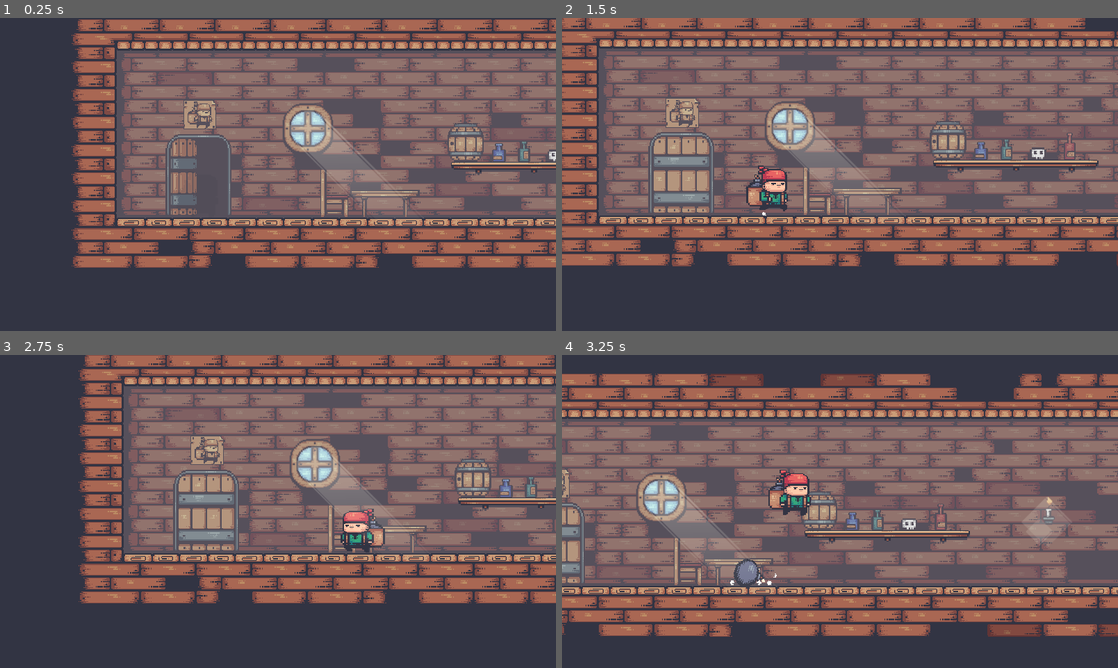
Above: before the commit, frames 1-4 (two rows, left to right).
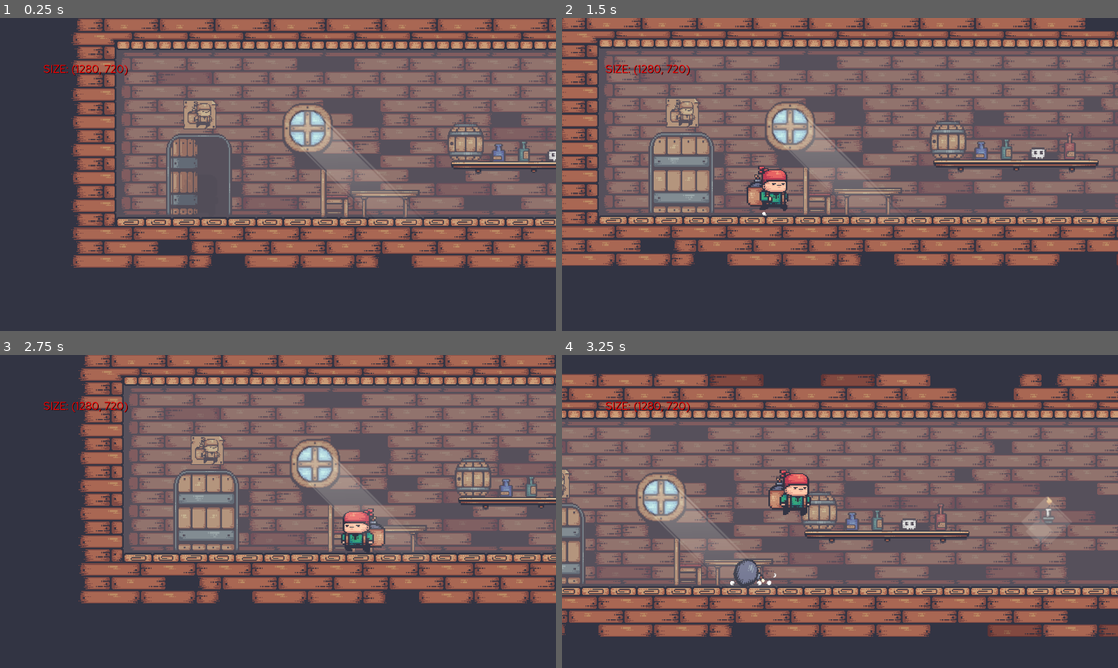
Above: after the commit, the same moments.

Repository: Josephblt/pirate-bomb
Game: Godot game, scene res://Scenes/Test.tscn
Same seed, same stepped clock (60 frames per second), same inputs: the game is played once before the commit and once after it.
Inputs:
- Up to frame 1 (0.25 s): no input
- Up to frame 2 (1.5 s): hold D (Player Right) from 0.53 s (still down); tap P (Player Bomb) at 0.6 s; tap Space (Player Jump) at 0.77 s; tap O (Player Pick-Throw) at 1.35 s
- Up to frame 3 (2.75 s): tap Space (Player Jump) at 1.52 s; release D (Player Right) at 2.03 s; hold A (Player Left) from 2.03 s (still down); hold Shift (Player Walk-Run) from 2.03 s (still down)
- Up to frame 4 (3.25 s): release A (Player Left) at 2.78 s; release Shift (Player Walk-Run) at 2.78 s; hold D (Player Right) from 2.78 s (still down); tap P (Player Bomb) at 2.85 s; tap Space (Player Jump) at 3.02 s

The runs differ from the first frame. In frame 1, 8.5% of the frame differs, in the area x 7-100%, y 0-80%; in frame 2, 3.0%; in frame 3, 7.8%; in frame 4, 12%, in the area x 0-100%, y 6-90%.

Commit message:
Preparing for Mobile Support

Diff:
--- a/Godot/Game Objects/Characters/Player.tscn
+++ b/Godot/Game Objects/Characters/Player.tscn
@@ -73,6 +73,110 @@
 atlas = ExtResource( 16 )
 region = Rect2( 580, 0, 58, 58 )
 
+[sub_resource type="AtlasTexture" id=6]
+atlas = ExtResource( 3 )
+region = Rect2( 0, 0, 58, 58 )
+
+[sub_resource type="AtlasTexture" id=7]
+atlas = ExtResource( 3 )
+region = Rect2( 58, 0, 58, 58 )
+
+[sub_resource type="AtlasTexture" id=8]
+atlas = ExtResource( 3 )
+region = Rect2( 116, 0, 58, 58 )
+
+[sub_resource type="AtlasTexture" id=9]
+atlas = ExtResource( 3 )
+region = Rect2( 174, 0, 58, 58 )
+
+[sub_resource type="AtlasTexture" id=10]
+atlas = ExtResource( 3 )
+region = Rect2( 232, 0, 58, 58 )
+
+[sub_resource type="AtlasTexture" id=11]
+atlas = ExtResource( 3 )
+region = Rect2( 290, 0, 58, 58 )
+
+[sub_resource type="AtlasTexture" id=12]
+atlas = ExtResource( 3 )
+region = Rect2( 348, 0, 58, 58 )
+
+[sub_resource type="AtlasTexture" id=13]
+atlas = ExtResource( 3 )
+region = Rect2( 406, 0, 58, 58 )
+
+[sub_resource type="AtlasTexture" id=14]
+atlas = ExtResource( 3 )
+region = Rect2( 464, 0, 58, 58 )
+
+[sub_resource type="AtlasTexture" id=15]
+atlas = ExtResource( 3 )
+region = Rect2( 522, 0, 58, 58 )
+
+[sub_resource type="AtlasTexture" id=16]
+atlas = ExtResource( 3 )
+region = Rect2( 580, 0, 58, 58 )
+
+[sub_resource type="AtlasTexture" id=17]
+atlas = ExtResource( 3 )
+region = Rect2( 638, 0, 58, 58 )
+
+[sub_resource type="AtlasTexture" id=18]
+atlas = ExtResource( 3 )
+region = Rect2( 696, 0, 58, 58 )
+
+[sub_resource type="AtlasTexture" id=19]
+atlas = ExtResource( 3 )
+region = Rect2( 754, 0, 58, 58 )
+
+[sub_resource type="AtlasTexture" id=20]
+atlas = ExtResource( 3 )
+region = Rect2( 812, 0, 58, 58 )
+
+[sub_resource type="AtlasTexture" id=21]
+atlas = ExtResource( 3 )
+region = Rect2( 870, 0, 58, 58 )
+
+[sub_resource type="AtlasTexture" id=22]
+atlas = ExtResource( 3 )
+region = Rect2( 928, 0, 58, 58 )
+
+[sub_resource type="AtlasTexture" id=23]
+atlas = ExtResource( 3 )
+region = Rect2( 986, 0, 58, 58 )
+
+[sub_resource type="AtlasTexture" id=24]
+atlas = ExtResource( 3 )
+region = Rect2( 1044, 0, 58, 58 )
+
+[sub_resource type="AtlasTexture" id=25]
+atlas = ExtResource( 3 )
+region = Rect2( 1102, 0, 58, 58 )
+
+[sub_resource type="AtlasTexture" id=26]
+atlas = ExtResource( 3 )
+region = Rect2( 1160, 0, 58, 58 )
+
+[sub_resource type="AtlasTexture" id=27]
+atlas = ExtResource( 3 )
+region = Rect2( 1218, 0, 58, 58 )
+
+[sub_resource type="AtlasTexture" id=28]
+atlas = ExtResource( 3 )
+region = Rect2( 1276, 0, 58, 58 )
+
+[sub_resource type="AtlasTexture" id=29]
+atlas = ExtResource( 3 )
+region = Rect2( 1334, 0, 58, 58 )
+
+[sub_resource type="AtlasTexture" id=30]
+atlas = ExtResource( 3 )
+region = Rect2( 1392, 0, 58, 58 )
+
+[sub_resource type="AtlasTexture" id=31]
+atlas = ExtResource( 3 )
+region = Rect2( 1450, 0, 58, 58 )
+
 [sub_resource type="AtlasTexture" id=1]
 atlas = ExtResource( 7 )
 region = Rect2( 0, 0, 58, 58 )
@@ -104,110 +208,6 @@
 [sub_resource type="AtlasTexture" id=114]
 atlas = ExtResource( 19 )
 region = Rect2( 116, 0, 58, 58 )
-
-[sub_resource type="AtlasTexture" id=6]
-atlas = ExtResource( 3 )
-region = Rect2( 0, 0, 58, 58 )
-
-[sub_resource type="AtlasTexture" id=7]
-atlas = ExtResource( 3 )
-region = Rect2( 58, 0, 58, 58 )
-
-[sub_resource type="AtlasTexture" id=8]
-atlas = ExtResource( 3 )
-region = Rect2( 116, 0, 58, 58 )
-
-[sub_resource type="AtlasTexture" id=9]
-atlas = ExtResource( 3 )
-region = Rect2( 174, 0, 58, 58 )
-
-[sub_resource type="AtlasTexture" id=10]
-atlas = ExtResource( 3 )
-region = Rect2( 232, 0, 58, 58 )
-
-[sub_resource type="AtlasTexture" id=11]
-atlas = ExtResource( 3 )
-region = Rect2( 290, 0, 58, 58 )
-
-[sub_resource type="AtlasTexture" id=12]
-atlas = ExtResource( 3 )
-region = Rect2( 348, 0, 58, 58 )
-
-[sub_resource type="AtlasTexture" id=13]
-atlas = ExtResource( 3 )
-region = Rect2( 406, 0, 58, 58 )
-
-[sub_resource type="AtlasTexture" id=14]
-atlas = ExtResource( 3 )
-region = Rect2( 464, 0, 58, 58 )
-
-[sub_resource type="AtlasTexture" id=15]
-atlas = ExtResource( 3 )
-region = Rect2( 522, 0, 58, 58 )
-
-[sub_resource type="AtlasTexture" id=16]
-atlas = ExtResource( 3 )
-region = Rect2( 580, 0, 58, 58 )
-
-[sub_resource type="AtlasTexture" id=17]
-atlas = ExtResource( 3 )
-region = Rect2( 638, 0, 58, 58 )
-
-[sub_resource type="AtlasTexture" id=18]
-atlas = ExtResource( 3 )
-region = Rect2( 696, 0, 58, 58 )
-
-[sub_resource type="AtlasTexture" id=19]
-atlas = ExtResource( 3 )
-region = Rect2( 754, 0, 58, 58 )
-
-[sub_resource type="AtlasTexture" id=20]
-atlas = ExtResource( 3 )
-region = Rect2( 812, 0, 58, 58 )
-
-[sub_resource type="AtlasTexture" id=21]
-atlas = ExtResource( 3 )
-region = Rect2( 870, 0, 58, 58 )
-
-[sub_resource type="AtlasTexture" id=22]
-atlas = ExtResource( 3 )
-region = Rect2( 928, 0, 58, 58 )
-
-[sub_resource type="AtlasTexture" id=23]
-atlas = ExtResource( 3 )
-region = Rect2( 986, 0, 58, 58 )
-
-[sub_resource type="AtlasTexture" id=24]
-atlas = ExtResource( 3 )
-region = Rect2( 1044, 0, 58, 58 )
-
-[sub_resource type="AtlasTexture" id=25]
-atlas = ExtResource( 3 )
-region = Rect2( 1102, 0, 58, 58 )
-
-[sub_resource type="AtlasTexture" id=26]
-atlas = ExtResource( 3 )
-region = Rect2( 1160, 0, 58, 58 )
-
-[sub_resource type="AtlasTexture" id=27]
-atlas = ExtResource( 3 )
-region = Rect2( 1218, 0, 58, 58 )
-
-[sub_resource type="AtlasTexture" id=28]
-atlas = ExtResource( 3 )
-region = Rect2( 1276, 0, 58, 58 )
-
-[sub_resource type="AtlasTexture" id=29]
-atlas = ExtResource( 3 )
-region = Rect2( 1334, 0, 58, 58 )
-
-[sub_resource type="AtlasTexture" id=30]
-atlas = ExtResource( 3 )
-region = Rect2( 1392, 0, 58, 58 )
-
-[sub_resource type="AtlasTexture" id=31]
-atlas = ExtResource( 3 )
-region = Rect2( 1450, 0, 58, 58 )
 
 [sub_resource type="AtlasTexture" id=43]
 atlas = ExtResource( 10 )
@@ -480,6 +480,11 @@
 "name": "Hit",
 "speed": 20.0
 }, {
+"frames": [ SubResource( 6 ), SubResource( 7 ), SubResource( 8 ), SubResource( 9 ), SubResource( 10 ), SubResource( 11 ), SubResource( 12 ), SubResource( 13 ), SubResource( 14 ), SubResource( 15 ), SubResource( 16 ), SubResource( 17 ), SubResource( 18 ), SubResource( 19 ), SubResource( 20 ), SubResource( 21 ), SubResource( 22 ), SubResource( 23 ), SubResource( 24 ), SubResource( 25 ), SubResource( 26 ), SubResource( 27 ), SubResource( 28 ), SubResource( 29 ), SubResource( 30 ), SubResource( 31 ) ],
+"loop": true,
+"name": "Idle",
+"speed": 20.0
+}, {
 "frames": [ SubResource( 1 ), SubResource( 2 ), SubResource( 3 ), SubResource( 4 ), SubResource( 5 ) ],
 "loop": false,
 "name": "Jump",
@@ -488,11 +493,6 @@
 "frames": [ SubResource( 112 ), SubResource( 113 ), SubResource( 114 ) ],
 "loop": true,
 "name": "Drop",
-"speed": 20.0
-}, {
-"frames": [ SubResource( 6 ), SubResource( 7 ), SubResource( 8 ), SubResource( 9 ), SubResource( 10 ), SubResource( 11 ), SubResource( 12 ), SubResource( 13 ), SubResource( 14 ), SubResource( 15 ), SubResource( 16 ), SubResource( 17 ), SubResource( 18 ), SubResource( 19 ), SubResource( 20 ), SubResource( 21 ), SubResource( 22 ), SubResource( 23 ), SubResource( 24 ), SubResource( 25 ), SubResource( 26 ), SubResource( 27 ), SubResource( 28 ), SubResource( 29 ), SubResource( 30 ), SubResource( 31 ) ],
-"loop": true,
-"name": "Idle",
 "speed": 20.0
 }, {
 "frames": [ SubResource( 43 ), SubResource( 44 ) ],
--- a/Godot/Scenes/Test.tscn
+++ b/Godot/Scenes/Test.tscn
@@ -10,7 +10,7 @@
 [ext_resource path="res://Game Objects/Props/Bottle (Blue).tscn" type="PackedScene" id=8]
 [ext_resource path="res://Game Objects/Props/Bottle (Red).tscn" type="PackedScene" id=9]
 [ext_resource path="res://Game Objects/Props/Bottle (Green).tscn" type="PackedScene" id=10]
-[ext_resource path="res://Scripts/Debug/Debug Draw.gd" type="Script" id=11]
+[ext_resource path="res://Sprites/D-Pad/Analog Pad.png" type="Texture" id=11]
 [ext_resource path="res://Game Objects/Characters/Enemy Spawn.tscn" type="PackedScene" id=12]
 [ext_resource path="res://Game Objects/Props/Chair.tscn" type="PackedScene" id=13]
 [ext_resource path="res://Game Objects/Props/Chain/Chain.tscn" type="PackedScene" id=14]
@@ -18,62 +18,92 @@
 [ext_resource path="res://Game Objects/Props/Candle.tscn" type="PackedScene" id=16]
 [ext_resource path="res://Game Objects/Props/Window.tscn" type="PackedScene" id=17]
 [ext_resource path="res://Game Objects/Heart/Heart Creator.tscn" type="PackedScene" id=18]
+[ext_resource path="res://Fonts/RedHatText-Regular.ttf" type="DynamicFontData" id=19]
+[ext_resource path="res://Scripts/OS Label.gd" type="Script" id=20]
 
-[node name="Test" type="Node2D"]
-light_mask = 0
-z_index = 1
-script = ExtResource( 11 )
+[sub_resource type="DynamicFont" id=1]
+size = 25
+use_filter = true
+font_data = ExtResource( 19 )
 
-[node name="Background" parent="." instance=ExtResource( 2 )]
+[sub_resource type="CircleShape2D" id=2]
+radius = 60.0
+
+[node name="Test" type="Node"]
+
+[node name="Game" type="Node" parent="."]
+
+[node name="Background" parent="Game" instance=ExtResource( 2 )]
 tile_data = PoolIntArray( 65537, 0, 8, 65538, 0, 10, 65539, 0, 10, 65540, 0, 10, 65541, 0, 10, 65542, 0, 10, 65543, 0,  …(841 unchanged characters)…
 
-[node name="Foreground" parent="." instance=ExtResource( 1 )]
+[node name="Foreground" parent="Game" instance=ExtResource( 1 )]
 tile_data = PoolIntArray( -65533, 0, 196610, 0, 0, 196608, 1, 0, 131073, 2, 0, 131073, 3, 0, 131073, 4, 0, 131073, 5, 0 …(1620 unchanged characters)…
 
-[node name="Platform Top" parent="." instance=ExtResource( 7 )]
+[node name="Platform Top" parent="Game" instance=ExtResource( 7 )]
 tile_data = PoolIntArray( 131087, 3, 0, 196615, 4, 0, 196616, 1, 0, 196617, 2, 0, 196621, 3, 0, 196623, 3, 0 )
 
-[node name="Platform" parent="." instance=ExtResource( 3 )]
+[node name="Platform" parent="Game" instance=ExtResource( 3 )]
 tile_data = PoolIntArray( 131087, 3, 0, 196615, 4, 0, 196616, 1, 0, 196617, 2, 0, 196621, 3, 0, 196623, 3, 0 )
 
-[node name="Enemy Spawn" parent="." instance=ExtResource( 12 )]
+[node name="Enemy Spawn" parent="Game" instance=ExtResource( 12 )]
 position = Vector2( 1120, 208 )
 
-[node name="Player Spawn" parent="." instance=ExtResource( 4 )]
+[node name="Player Spawn" parent="Game" instance=ExtResource( 4 )]
 position = Vector2( 160, 208 )
 
-[node name="Chain" parent="." instance=ExtResource( 14 )]
+[node name="Chain" parent="Game" instance=ExtResource( 14 )]
 position = Vector2( 826, 123 )
 
-[node name="Chain2" parent="." instance=ExtResource( 14 )]
+[node name="Chain2" parent="Game" instance=ExtResource( 14 )]
 position = Vector2( 902, 130 )
 
-[node name="Candle" parent="." instance=ExtResource( 16 )]
+[node name="Candle" parent="Game" instance=ExtResource( 16 )]
 position = Vector2( 729, 181 )
 
-[node name="Window" parent="." instance=ExtResource( 17 )]
+[node name="Window" parent="Game" instance=ExtResource( 17 )]
 position = Vector2( 284, 154 )
 
-[node name="Chair" parent="." instance=ExtResource( 13 )]
+[node name="Chair" parent="Game" instance=ExtResource( 13 )]
 position = Vector2( 315, 228 )
 
-[node name="Table" parent="." instance=ExtResource( 5 )]
+[node name="Table" parent="Game" instance=ExtResource( 5 )]
 position = Vector2( 373, 224 )
 
-[node name="Bottle Blue" parent="." instance=ExtResource( 8 )]
+[node name="Bottle Blue" parent="Game" instance=ExtResource( 8 )]
 position = Vector2( 504, 182 )
 
-[node name="Bottle Green" parent="." instance=ExtResource( 10 )]
+[node name="Bottle Green" parent="Game" instance=ExtResource( 10 )]
 position = Vector2( 533, 180 )
 
-[node name="Bottle Red" parent="." instance=ExtResource( 9 )]
+[node name="Bottle Red" parent="Game" instance=ExtResource( 9 )]
 position = Vector2( 606, 177 )
 
-[node name="Skull" parent="." instance=ExtResource( 15 )]
+[node name="Skull" parent="Game" instance=ExtResource( 15 )]
 position = Vector2( 570, 185 )
 
-[node name="Barrel" parent="." instance=ExtResource( 6 )]
+[node name="Barrel" parent="Game" instance=ExtResource( 6 )]
 position = Vector2( 466, 170 )
 
-[node name="Heart Creator" parent="." instance=ExtResource( 18 )]
+[node name="Heart Creator" parent="Game" instance=ExtResource( 18 )]
 position = Vector2( 990, 101 )
+
+[node name="UI" type="Node" parent="."]
+
+[node name="CanvasLayer" type="CanvasLayer" parent="UI"]
+
+[node name="Label" type="Label" parent="UI/CanvasLayer"]
+margin_left = 100.0
+margin_top = 100.0
+margin_right = 40.0
+margin_bottom = 14.0
+custom_colors/font_color = Color( 1, 0, 0, 1 )
+custom_colors/font_color_shadow = Color( 0, 0, 0, 1 )
+custom_fonts/font = SubResource( 1 )
+text = "TEXT"
+script = ExtResource( 20 )
+
+[node name="TouchScreenButton" type="TouchScreenButton" parent="UI/CanvasLayer"]
+position = Vector2( 100, 517 )
+normal = ExtResource( 11 )
+shape = SubResource( 2 )
+visibility_mode = 1
--- a/Godot/Scripts/Characters/Player Spawn.gd
+++ b/Godot/Scripts/Characters/Player Spawn.gd
@@ -7,6 +7,8 @@
 onready var door = $"Door"
 onready var scene_root = $"/root"
 
+var player
+
 
 func _ready():
 	if spawn_on_start:
@@ -14,7 +16,13 @@
 
 
 func spawn():
-	var player = Player.instance()
+	player = Player.instance()
 	player.position = position
+	player.connect("tree_exiting", self, "_on_tree_exiting")
 	scene_root.call_deferred("add_child", player)
 	door.open()
+
+
+func _on_tree_exiting():
+	player.disconnect("tree_exiting", self, "_on_tree_exiting")
+	spawn()
--- /dev/null
+++ b/Godot/Scripts/OS Label.gd
@@ -0,0 +1,5 @@
+extends Label
+
+
+func _process(_delta):
+	text = "SIZE: " + str(get_viewport().get_visible_rect().size)
--- a/Godot/project.godot
+++ b/Godot/project.godot
@@ -58,7 +58,6 @@
 
 config/name="Pirate Bomb"
 run/main_scene="res://Scenes/Test.tscn"
-run/delta_sync_after_draw=true
 
 [autoload]
 
@@ -76,8 +75,8 @@
 
 window/size/width=1280
 window/size/height=720
-window/stretch/mode="2d"
-window/stretch/aspect="keep"
+window/stretch/mode="viewport"
+window/stretch/aspect="keep_height"
 
 [editor_plugins]
 
Binary file added: Godot/Fonts/RedHatText-Italic.ttf
Binary file added: Godot/Fonts/RedHatText-Regular.ttf
Not shown: 1 places in Godot/Scenes/Test.tscn that only renumber resources
Binary file added: Godot/Sprites/D-Pad/Analog Pad.png
Not shown, added: Godot/Sprites/D-Pad/Analog Pad.png.import
Binary file added: Godot/Sprites/D-Pad/Analog Stick.png
Not shown, added: Godot/Sprites/D-Pad/Analog Stick.png.import
Not shown, added: Aseprite/Analog Pad.aseprite
Not shown, added: Aseprite/Analog Stick.aseprite
Not shown, added: Aseprite/Wood and Paper.aseprite
Not shown, changed: z-order
